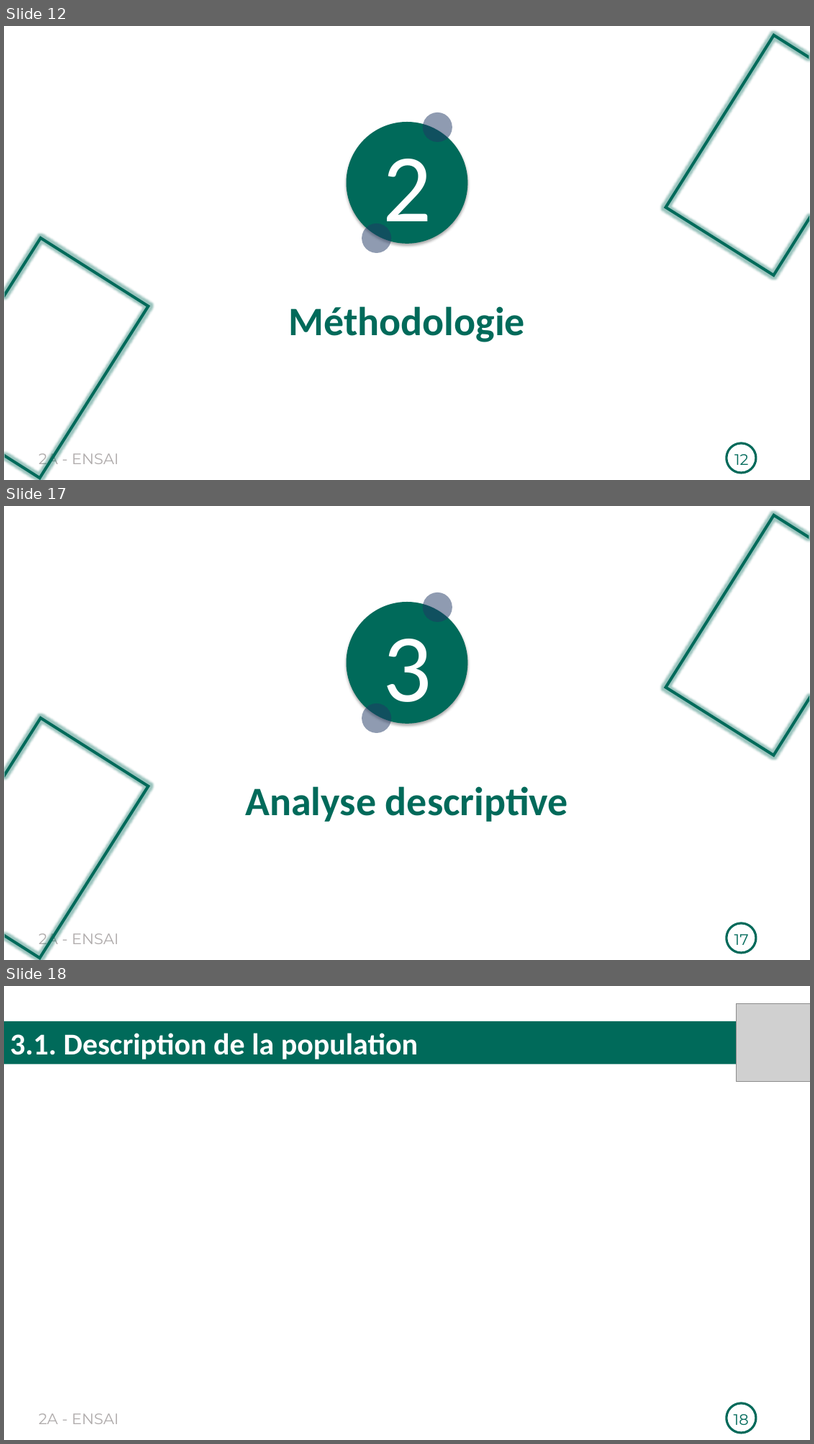
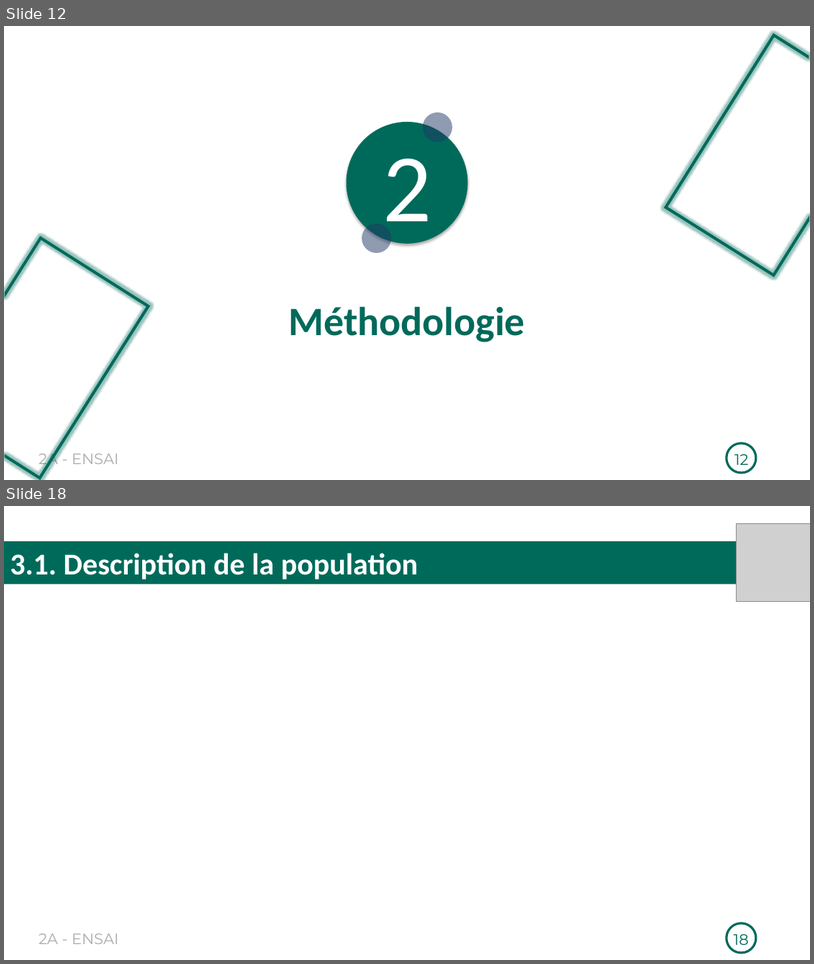
Before and after one commit to Richard-GOZAN/Projet-Stat-2A-Ensai, a slide deck: Présentation/Soutenance_Groupe25.pptx. Shown one above the other, each under a label of ours: slides 12, 17 and 18 before the commit, slides 12 and 18 after it; the slides between them are not shown. The pictures are 814x1444 and 814x964 pixels, drawn with LibreOffice and Linux fonts; fonts in the diff are those of the drawing; grey boxes stand for pictures. Boxes give left, top, right and bottom in pixels: in the first picture for what was removed or moved away, otherwise in the second. Text is boxed around its words. In the diff, an @@ line names an element or a change of style, - is before the commit and + after.

```diff
--- a/Présentation/Soutenance_Groupe25.pptx
+++ b/Présentation/Soutenance_Groupe25.pptx
@@ slide 17 removed at <box>4,506,810,960</box>, background #FFFFFF; not listed: 7 template elements that a slide beside it also shows @@
@@ text removed at <box>383,638,432,724</box> @@
-3
@@ text removed at <box>245,786,568,821</box> @@
-Analyse descriptive
@@ page number removed at <box>735,934,749,944</box> @@
-17
```
Also in this commit, not shown: 13 slides changed, 3 slides added, 2 other slides removed, 1 other file.
